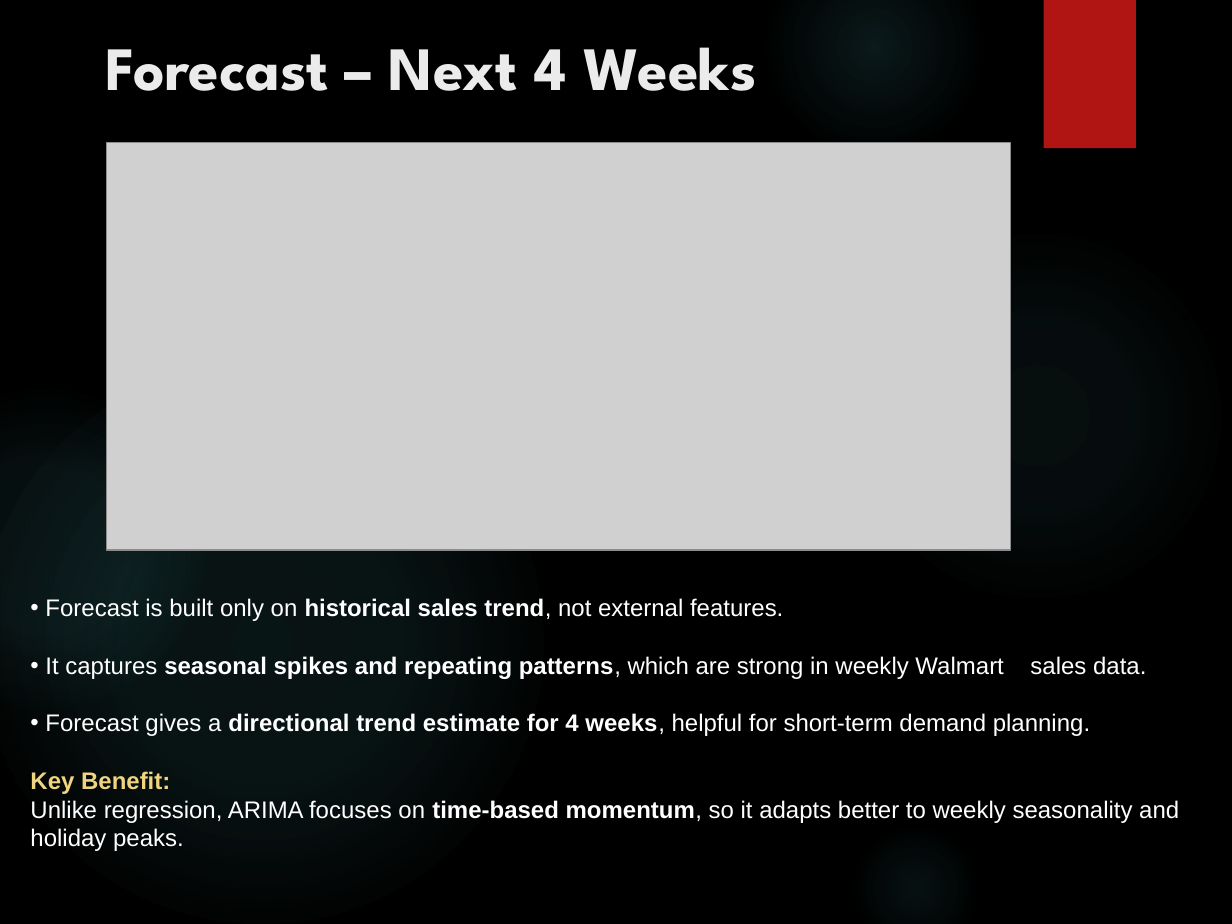
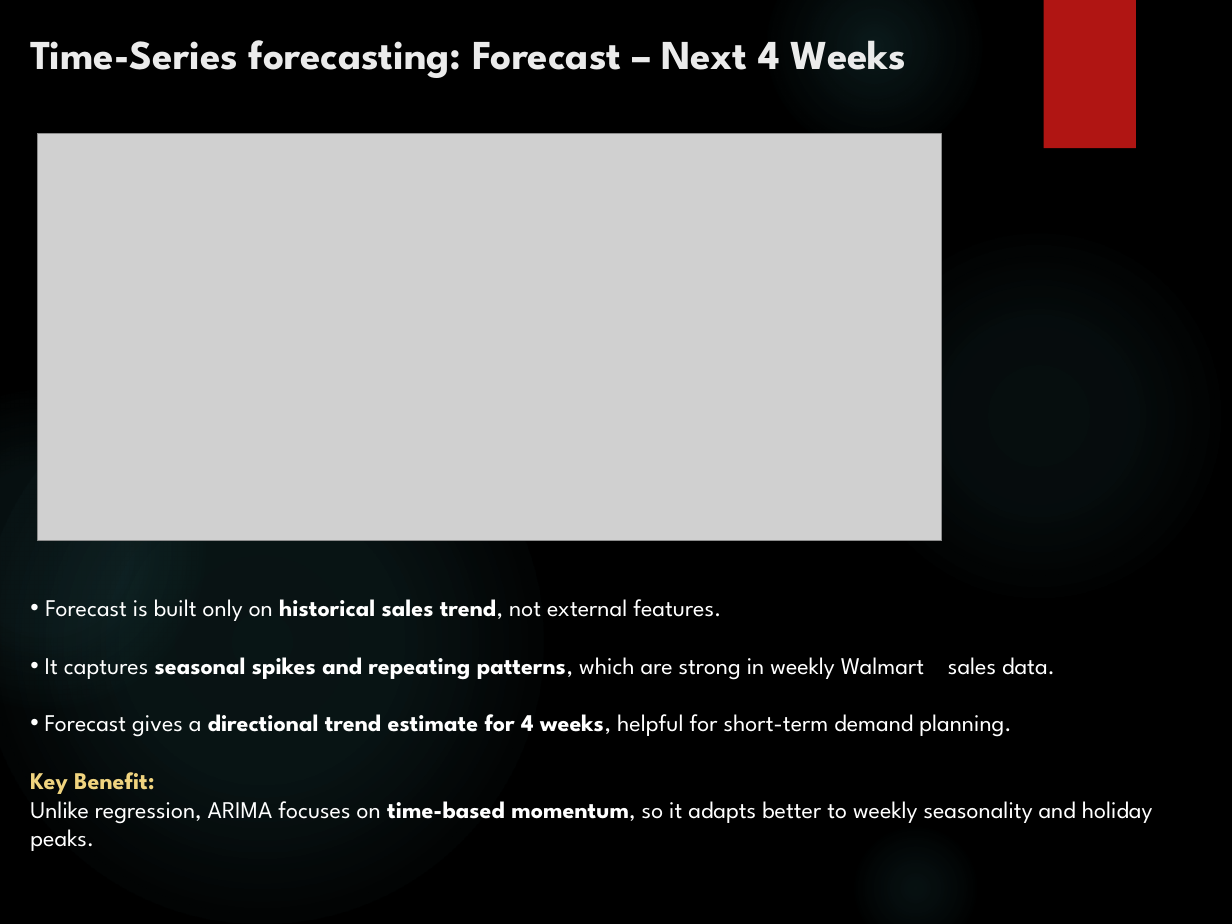
Before and after one commit to anushree-diwan123/WalmartSalesDataAnalysisAndPrediction, a slide deck: slide 16 of Capstone_Report.pptx. Drawn at 1232x924 pixels with LibreOffice and Linux fonts; fonts in the diff are those of the drawing; grey boxes stand for pictures; background and template pictures are left out. Boxes give left, top, right and bottom in pixels: in the first picture for what was removed or moved away, otherwise in the second. Text is boxed around its words. In the diff, an @@ line names an element or a change of style, - is before the commit and + after.

```diff
--- a/Capstone_Report.pptx
+++ b/Capstone_Report.pptx
@@ title at <box>31,40,907,78</box>: text changed; size 36 to 24 pt @@
-Forecast – Next 4 Weeks
+Time-Series forecasting: Forecast – Next 4 Weeks
@@ picture: place and size @@
-picture at <box>106,143,1010,549</box>
+picture at <box>38,134,942,541</box>
@@ text "Forecast is built only on ..." at <box>30,599,1153,851</box>: font Arial to League Spartan @@
```
Also in this commit, not shown: 4 other slides changed, 2 slides added, 2 other files.
